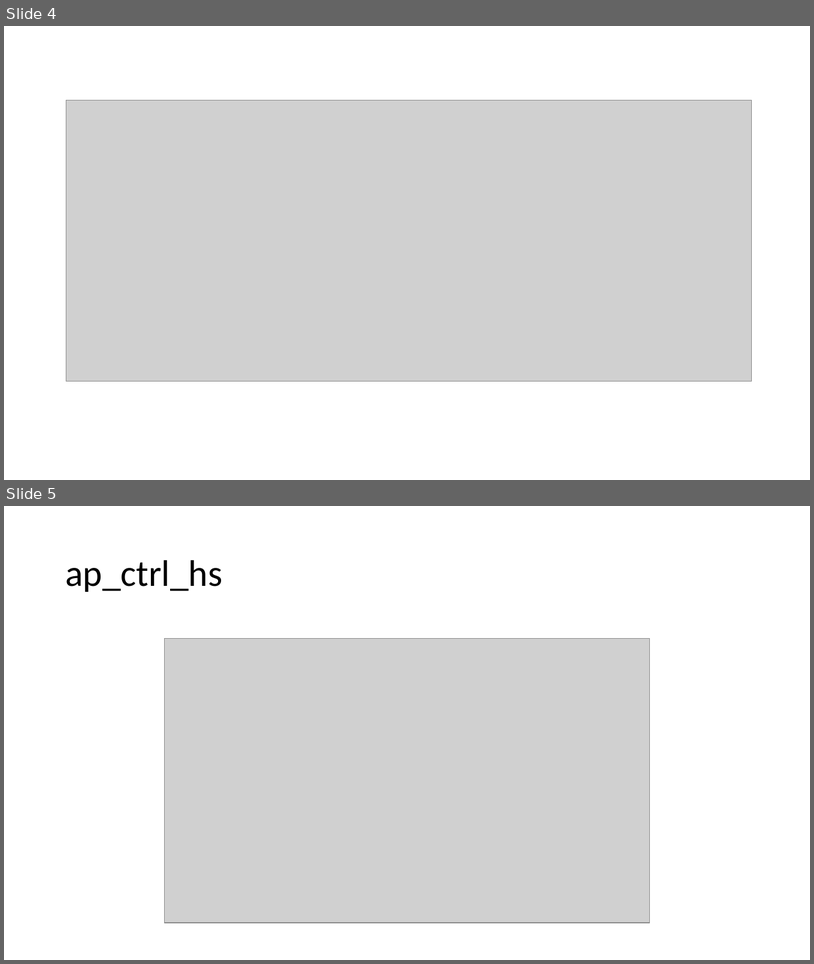
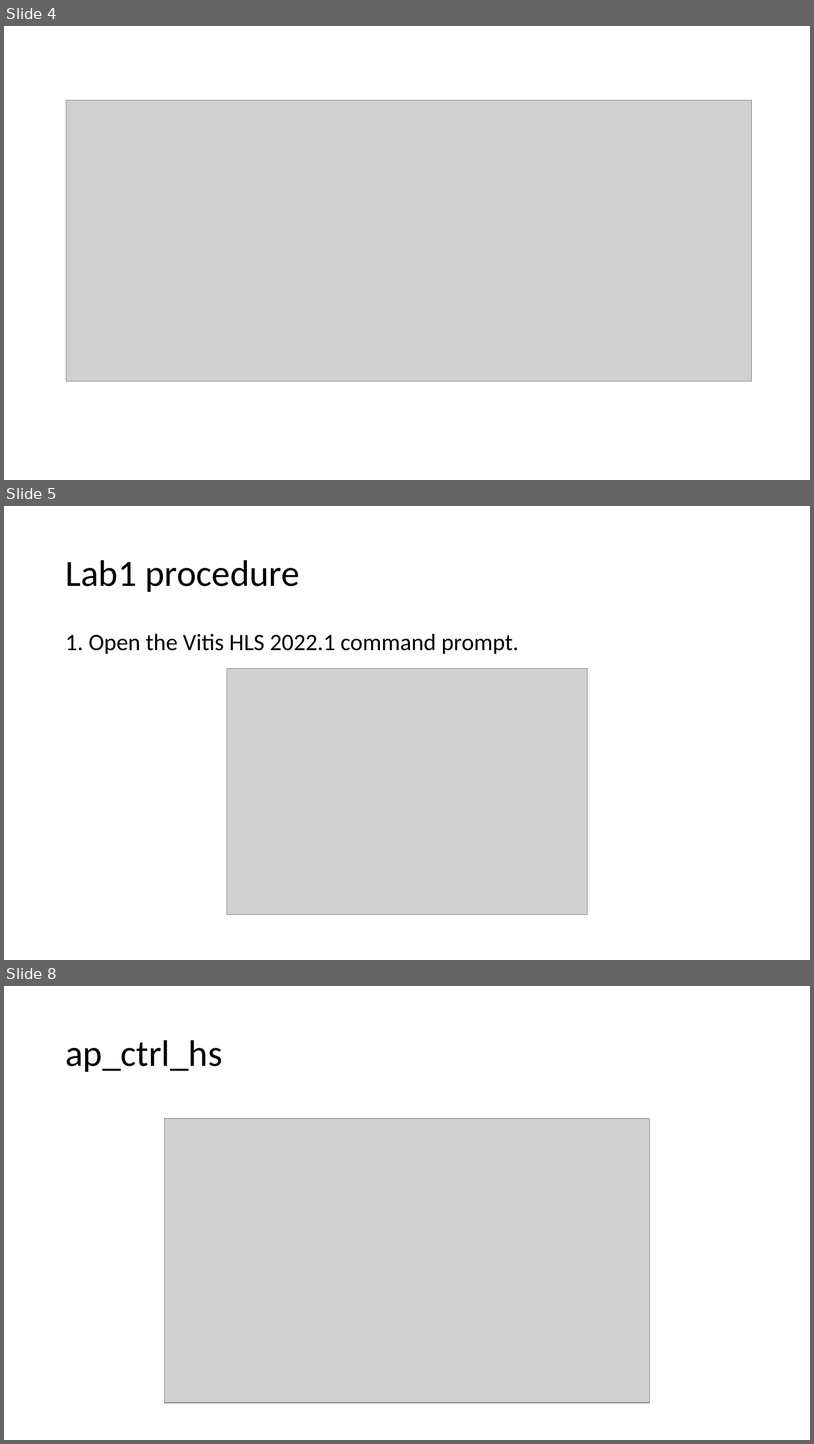
Before and after one commit to ZheChen-Bill/Interface_Synthesis, a slide deck: 111061545_labA_report.pptx. Shown one above the other, each under a label of ours: slides 4 and 5 before the commit, slides 4, 5 and 8 after it; the slides between them are not shown. The pictures are 814x964 and 814x1444 pixels, drawn with LibreOffice and Linux fonts; fonts in the diff are those of the drawing; grey boxes stand for pictures. Boxes give left, top, right and bottom in pixels: in the first picture for what was removed or moved away, otherwise in the second. Text is boxed around its words. In the diff, an @@ line names an element or a change of style, - is before the commit and + after.

```diff
--- a/111061545_labA_report.pptx
+++ b/111061545_labA_report.pptx
@@ slide 5 added at (x1=4, y1=506, x2=810, y2=960), background #FFFFFF @@
@@ title added at (x1=65, y1=560, x2=300, y2=592), 44 pt, text #000000 @@
+Lab1 procedure
@@ text added at (x1=65, y1=633, x2=519, y2=654), 28 pt, text #000000 @@
+1. Open the Vitis HLS 2022.1 command prompt.
@@ picture added at (x1=227, y1=668, x2=588, y2=915) @@
@@ what was slide 5 is now slide 8 @@
```
Also in this commit, not shown: 7 slides changed, 17 other slides added, 1 slide removed.
